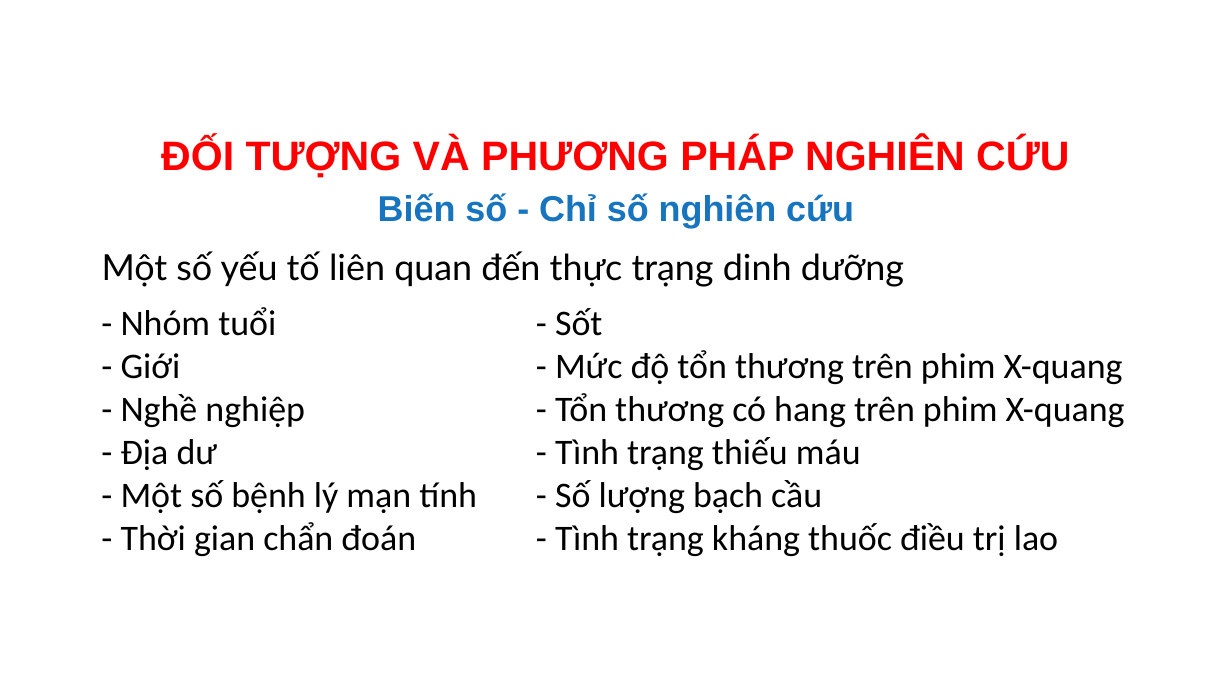
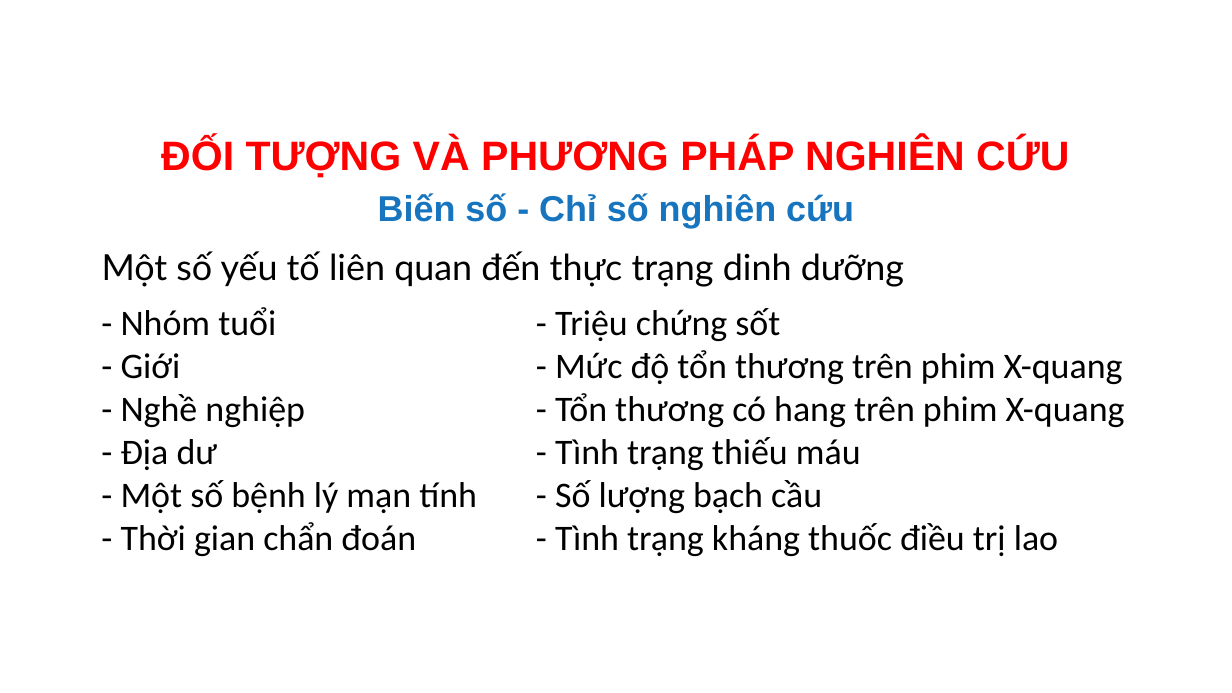
Before and after one commit to MedPocket/HPMUGraduation-thesis, a slide deck: slide 16 of Thuc-trang-va-mot-so-yeu-to-lien-quan-dinh-duong-BN-lao-phoi_Nhat-Nguyen.pptx. Drawn at 1232x693 pixels with LibreOffice and Linux fonts; fonts in the diff are those of the drawing; background and template pictures are left out. Boxes give left, top, right and bottom in pixels: in the first picture for what was removed or moved away, otherwise in the second. Text is boxed around its words. In the diff, an @@ line names an element or a change of style, - is before the commit and + after.

```diff
--- a/Thuc-trang-va-mot-so-yeu-to-lien-quan-dinh-duong-BN-lao-phoi_Nhat-Nguyen.pptx
+++ b/Thuc-trang-va-mot-so-yeu-to-lien-quan-dinh-duong-BN-lao-phoi_Nhat-Nguyen.pptx
@@ text "Một số yếu tố liên ..." at [102,251,904,287]: alignment left to justified @@
@@ text at [555,308,780,341]: text changed @@
-- Sốt
+- Triệu chứng sốt
```
Also in this commit, not shown: 18 other slides changed.
